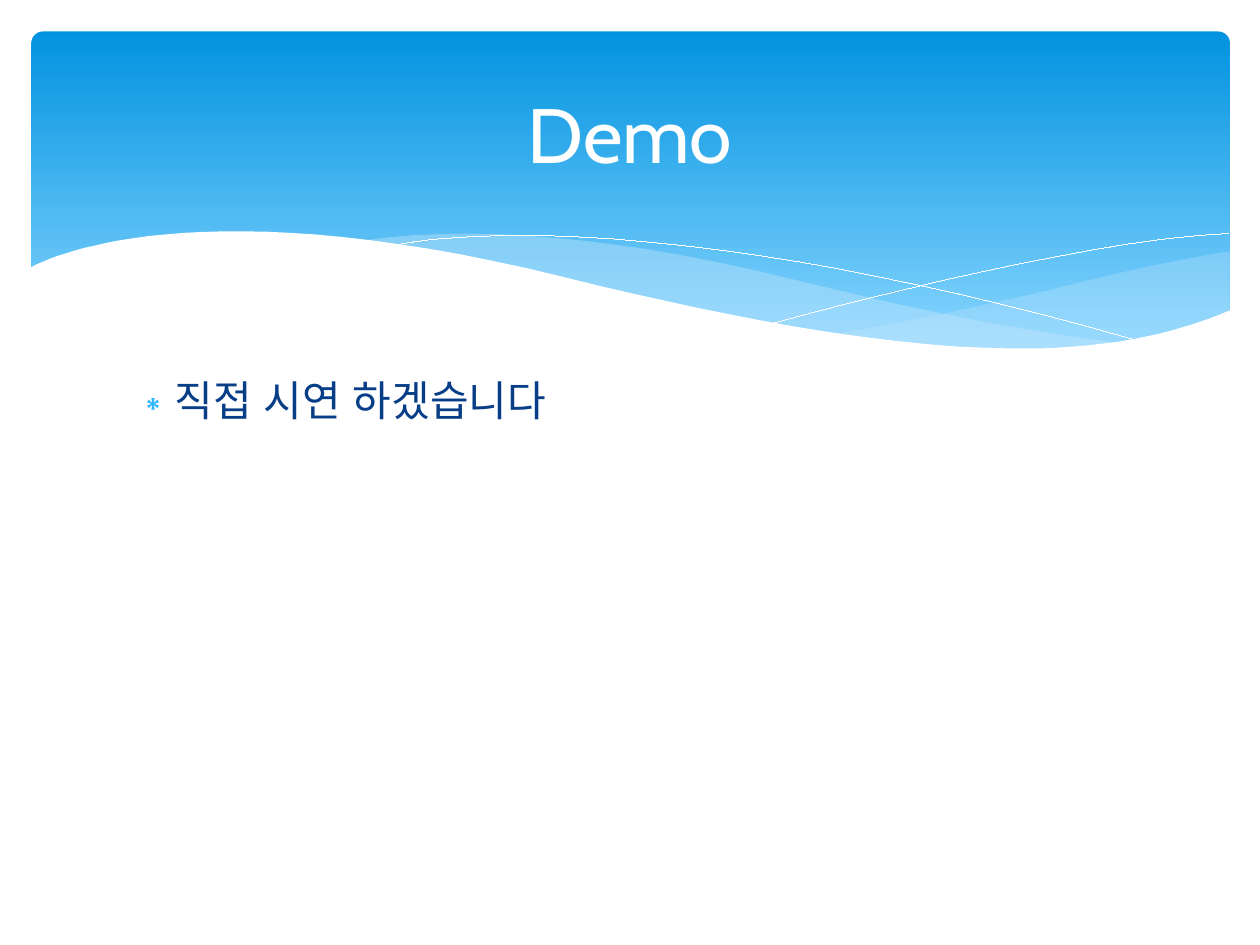
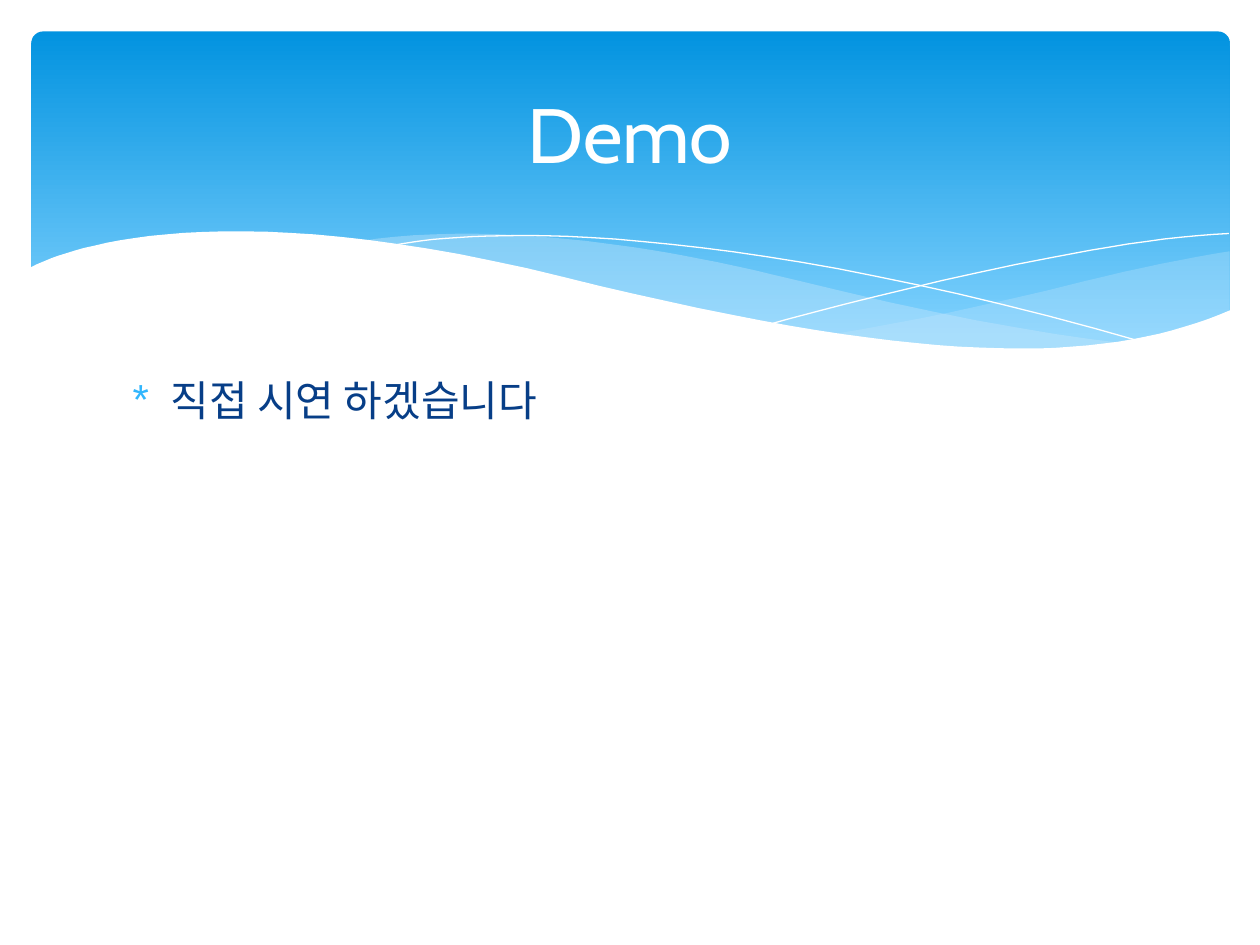
Before and after one commit to hankn01/VaccineCMSJavaSwing, a slide deck: slide 17 of team1Presentation.pptx (slide 16 before the commit). Drawn at 1260x945 pixels with LibreOffice and Linux fonts; fonts in the diff are those of the drawing. Boxes give left, top, right and bottom in pixels: in the first picture for what was removed or moved away, otherwise in the second. Text is boxed around its words. In the diff, an @@ line names an element or a change of style, - is before the commit and + after.

```diff
--- a/team1Presentation.pptx
+++ b/team1Presentation.pptx
@@ rounded rectangle at (32, 32, 1230, 372): fill gradient #0293E0 to #83D3FE to gradient #0293E0 to #81D2FE @@
@@ freeform shape at (389, 236, 1143, 343): outline #FFFFFF 0 pt to #FFFFFF 0.75 pt @@
@@ freeform shape at (772, 233, 1228, 323): outline #FFFFFF 0 pt to #FFFFFF 0.75 pt @@
@@ text "직접 시연 하겠습니다" at (171, 381, 537, 420): bullet ∗ to *; less space between paragraphs @@
```
Also in this commit, not shown: 16 other slides changed, 1 slide added.
